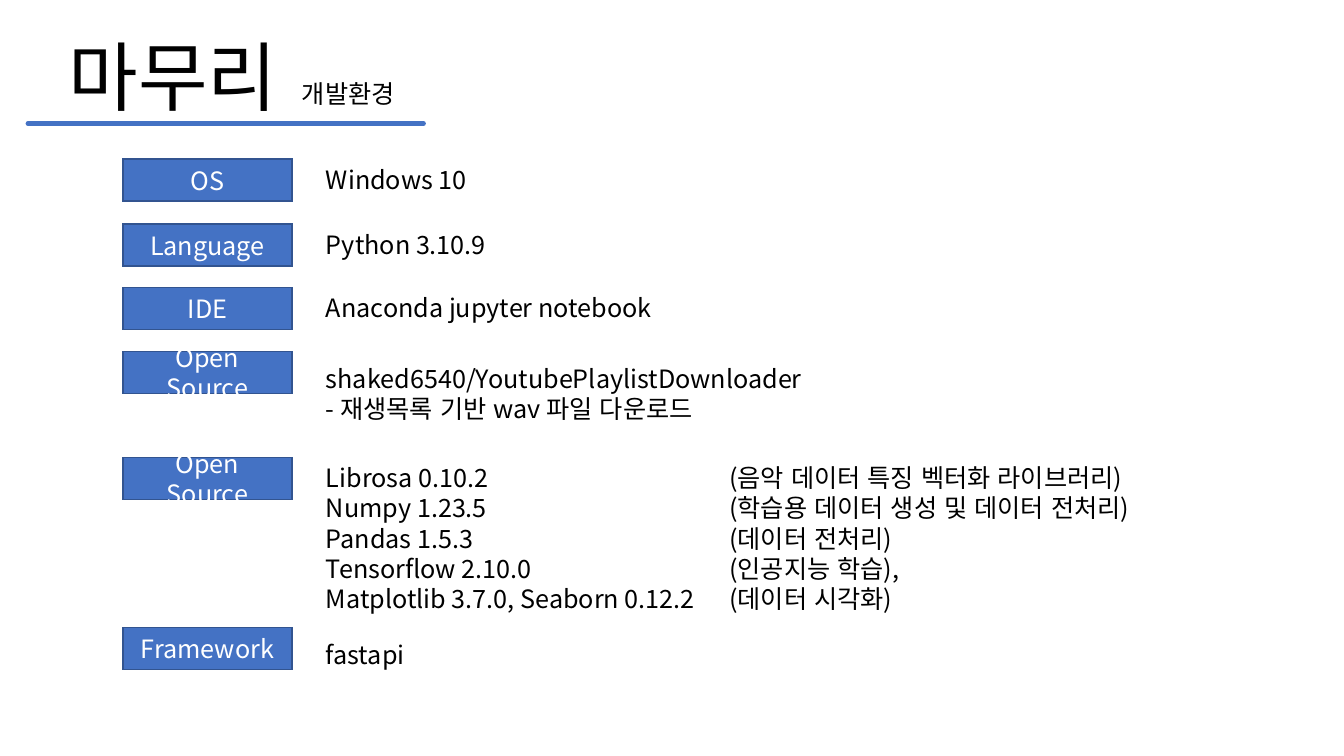
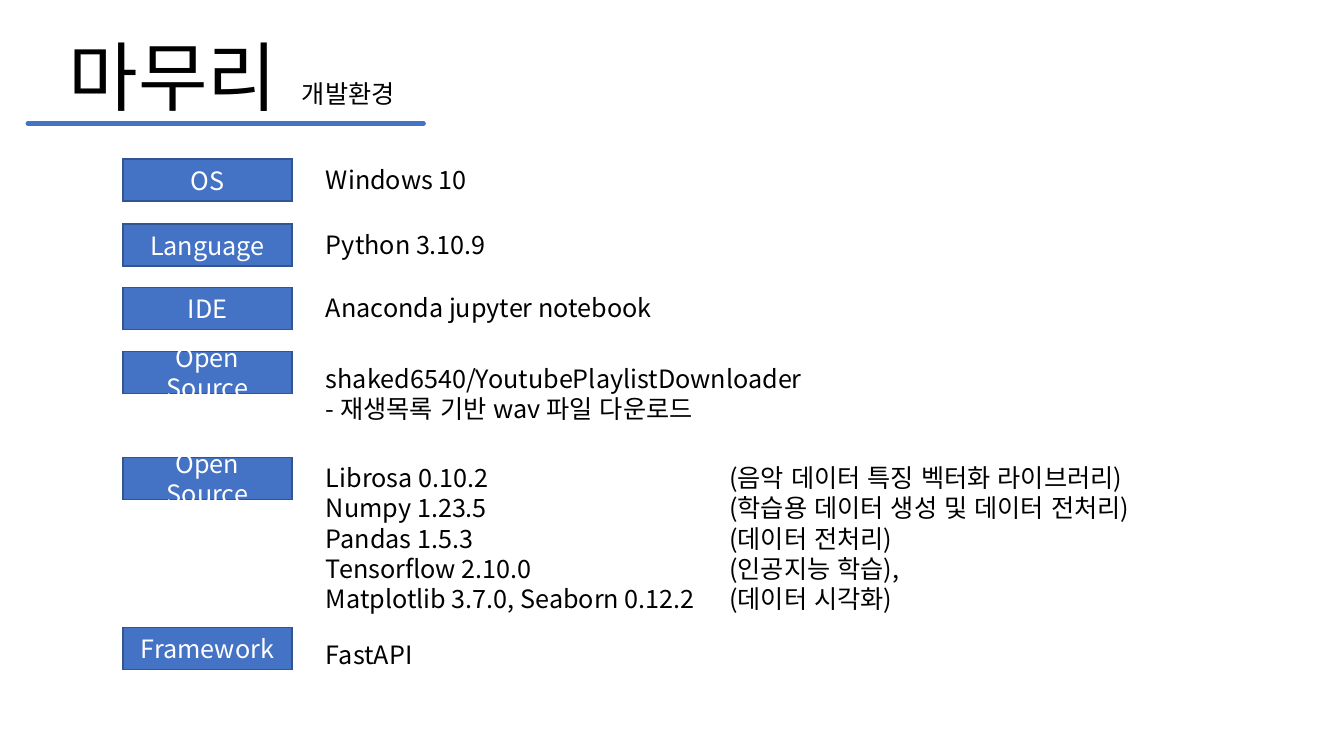
Before and after one commit to Thejiney/1stPersonalProject, a slide deck: slide 34 of AI프로젝트_김형진.pptx. Drawn at 1344x756 pixels with LibreOffice and Linux fonts; fonts in the diff are those of the drawing. Boxes give left, top, right and bottom in pixels: in the first picture for what was removed or moved away, otherwise in the second. Text is boxed around its words. In the diff, an @@ line names an element or a change of style, - is before the commit and + after.

```diff
--- a/AI프로젝트_김형진.pptx
+++ b/AI프로젝트_김형진.pptx
@@ text at [326,645,412,665]: text changed @@
-fastapi
+FastAPI
```
Also in this commit, not shown: 1 other file.
